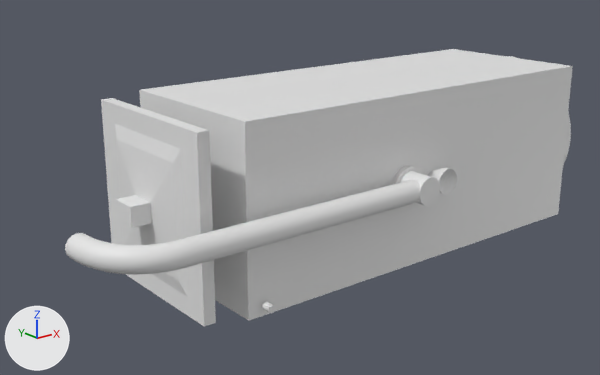
The Blender file LAS/LAS.blend: old version first, new version second.
The view is the same before and after, from a 50 mm camera at (-1.862, -1.949, 0.737) aimed at (-0.269, 0.043, -0.059). Lighting does not change. The marker at lower left points along +X, +Y and +Z.

Names of what the first picture shows: 'BezierCurve', 'Cube', 'Cylinder.002', 'QBlock.005', 'QBlock.006', 'QBlock.007', 'QBlock.008'.
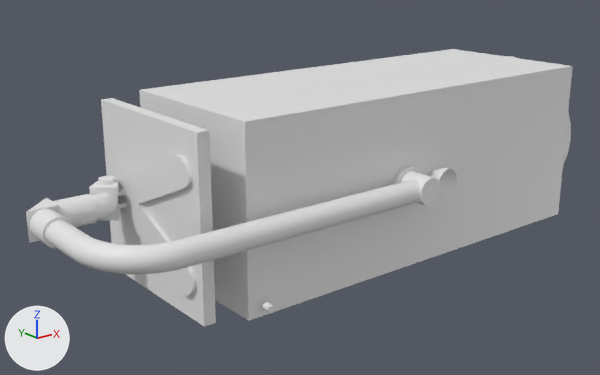
Diff of the bpy script that builds the scene:
```diff
--- a/LAS/LAS.blend.py
+++ b/LAS/LAS.blend.py
@@ me_beziercurve @@
+me_beziercurve.from_pydata(...)  # 352 vertices, 336 faces; spans x -0.097..0.115, y -0.15..0.288, z -0.041..0.041
+me_beziercurve.polygons.foreach_set('use_smooth', [True] * 336)
@@ me_text @@
+me_text.from_pydata(...)  # 110 vertices, 64 faces; spans x -0.189..0.189, y -0.229..0.23, z -0.012..0.0
+me_text.polygons.foreach_set('use_smooth', [True] * 64)
@@ me_toolmesh_017 @@
+me_toolmesh_017.from_pydata(...)  # 348 vertices, 62 faces; spans x -0.0314..0.0311, y -0.0383..0.0303, z -0.004..0.0039
+me_toolmesh_017.polygons.foreach_set('use_smooth', [True] * 62)
@@ me_toolmesh_015 @@
+me_toolmesh_015.from_pydata(...)  # a 64-sided cylinder along z spanning x -0.0192..0.0192, y -0.0231..0.0231, z -0.0098..0.0098
+me_toolmesh_015.polygons.foreach_set('use_smooth', [True] * 192)
@@ me_toolmesh_011 @@
+me_toolmesh_011.from_pydata(...)  # 344 vertices, 59 faces; spans x -0.0312..0.0312, y -0.0106..0.0722, z -0.0079..0.0079
+me_toolmesh_011.polygons.foreach_set('use_smooth', [True] * 59)
@@ me_beziercurve_001 @@
+me_beziercurve_001.from_pydata(...)  # 144 vertices, 128 faces; spans x -0.041..0.041, y -0.122..0.057, z -0.041..0.041
+me_beziercurve_001.polygons.foreach_set('use_smooth', [True] * 128)
@@ me_toolmesh_009 @@
+me_toolmesh_009.from_pydata([(-0.0441, -0.0411, -0.0122), (-0.0441, -0.0411, 0.0122), (0.0441, 0.0411, -0.0122), (0.0441, 0.0411, 0.0122), (0.0441, -0.0411, -0.0122), (0.0441, -0.0411, 0.0122)], [], [(0, 1, 3, 2), (2, 3, 5, 4), (4, 5, 1, 0), (2, 4, 0), (3, 1, 5)])
@@ ob_qblock_006 @@
-ob_qblock_006 = bpy.data.objects.new('QBlock.006', me_toolmesh_006)
-ob_qblock_006.location = (-0.88, 0.0, 0.003)
-ob_qblock_006.rotation_euler = (-1.571, 1.571, 0.0)  # degrees (-90, 90, 0)
-ob_qblock_006.scale = (1.0, 1.0, 29.0)
@@ ob_beziercurve @@
-ob_beziercurve = bpy.data.objects.new('BezierCurve', cu_beziercurve)
-ob_beziercurve.location = (-0.367, -0.45, 0.0)
+ob_beziercurve = bpy.data.objects.new('BezierCurve', me_beziercurve)
+ob_beziercurve.location = (-1.049, -0.226, 0.0)
@@ ob_text @@
+ob_text = bpy.data.objects.new('Text', me_text)
+ob_text.location = (-0.83, 0.0, 0.0)
+ob_text.rotation_euler = (3.142, -1.571, 0.0)  # degrees (180, -90, 0)
+_m = ob_text.modifiers.new('EdgeSplit', 'EDGE_SPLIT')
@@ ob_qblock_012 @@
+ob_qblock_012 = bpy.data.objects.new('QBlock.012', me_toolmesh_017)
+ob_qblock_012.location = (-0.878, 0.156, 0.0)
+ob_qblock_012.rotation_euler = (0.0, 0.0, -4.712)  # degrees (0, 0, -270)
+ob_qblock_012.scale = (1.2, 1.0, 6.1)
@@ ob_qblock_011 @@
+ob_qblock_011 = bpy.data.objects.new('QBlock.011', me_toolmesh_015)
+ob_qblock_011.location = (-0.878, 0.156, 0.0)
+ob_qblock_011.rotation_euler = (0.0, 0.0, -0.672)  # degrees (0, 0, -39)
+ob_qblock_011.scale = (1.2, 1.0, 6.1)
@@ ob_qblock_010 @@
+ob_qblock_010 = bpy.data.objects.new('QBlock.010', me_toolmesh_011)
+ob_qblock_010.location = (-0.905, 0.123, 0.0)
+ob_qblock_010.rotation_euler = (0.0, 0.0, -0.672)  # degrees (0, 0, -39)
+ob_qblock_010.scale = (1.2, 1.0, 6.1)
@@ ob_beziercurve_001 @@
+ob_beziercurve_001 = bpy.data.objects.new('BezierCurve.001', me_beziercurve_001)
+ob_beziercurve_001.location = (-1.005, 0.101, 0.0)
+ob_beziercurve_001.rotation_euler = (0.0, 0.0, 1.571)  # degrees (0, 0, 90)
+_m = ob_beziercurve_001.modifiers.new('EdgeSplit', 'EDGE_SPLIT')
@@ ob_qblock_009 @@
+ob_qblock_009 = bpy.data.objects.new('QBlock.009', me_toolmesh_009)
+ob_qblock_009.location = (-1.106, 0.104, 0.0)
+ob_qblock_009.scale = (1.0, 1.0, 3.45)
```

Changed parts and their boxes (x1, y1, x2, y2) in the pictures (600 x 375 px):
'QBlock.006', deleted
    before: (115, 124, 188, 297)
'BezierCurve', reshaped, moved (29% wider, 56% taller)
    before: (65, 233, 190, 275)
    after: (29, 209, 190, 275)
'Text', added
    after: (117, 155, 197, 296)
'BezierCurve.001', added
    after: (53, 192, 116, 227)
'QBlock.010', added
    after: (89, 180, 120, 220)
'QBlock.009', added
    after: (26, 198, 60, 243)
'QBlock.011', added
    after: (98, 176, 115, 221)
'QBlock.012', added
    after: (118, 188, 127, 208)
